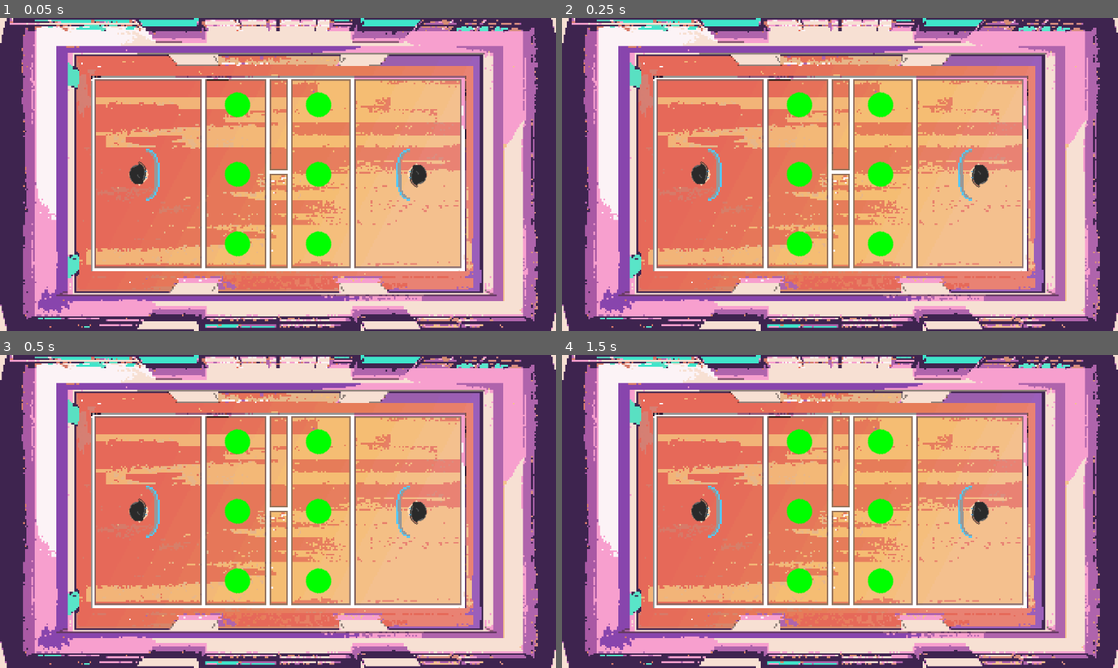
Above: before the commit, frames 1-4 (two rows, left to right).
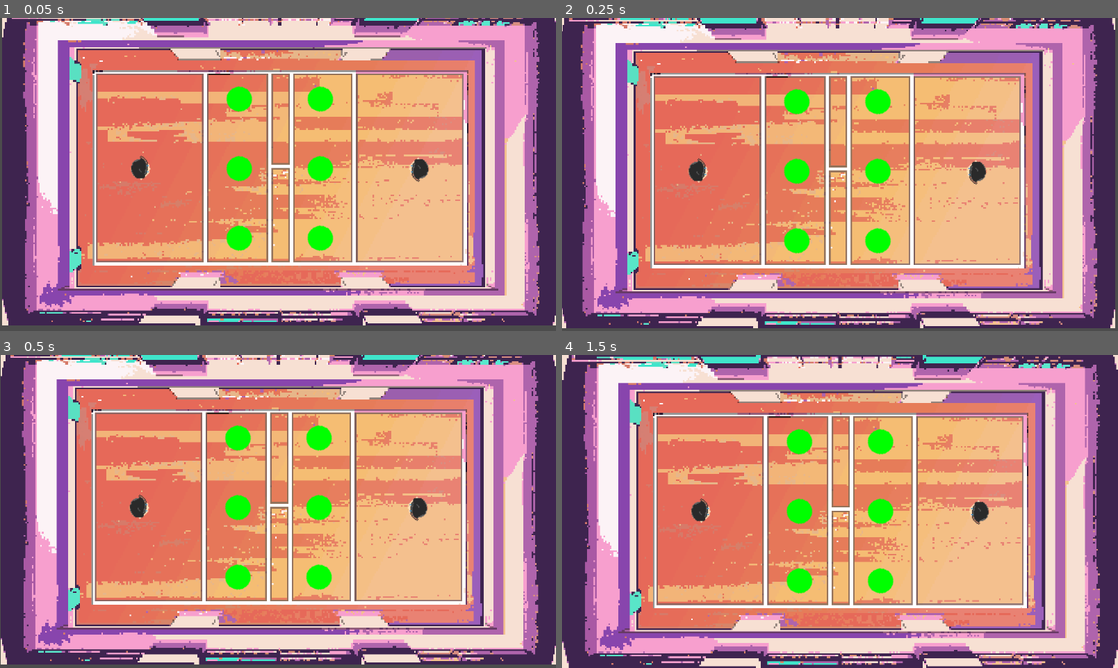
Above: after the commit, the same moments.

Repository: blongty/dodgeballics167
Game: Godot game, scene res://levels/level/Dodgeballistic.tscn
Two runs of this game, one before a commit and one after it. Both use one fixed random seed, a clock stepped at 60 frames per second and the inputs below.
Inputs (mouse positions are in pixels of both pictures, inside the frame that each line leads up to):
- Up to frame 1 (0.05 s): no input
- Up to frame 2 (0.25 s): no input
- Up to frame 3 (0.5 s): no input
- Up to frame 4 (1.5 s): tap Enter at 0.5 s; move the mouse to (962, 495) at 0.52 s; press the mouse at (962, 495) at 0.53 s; hold D (MOVE_RIGHT) 0.53-1.28 s; tap Space at 0.77, 0.8, 1.07, 1.25, 1.35 s; move the mouse to (728, 527) at 1.27 s; release the mouse at (728, 527) at 1.28 s; hold S (MOVE_DOWN) from 1.28 s (still down)

The runs differ from the first frame. In frame 1, 42% of the frame differs, in the area x 0-100%, y 0-100%; in frame 2, 37%; in frame 3, 31%; in frame 4, 0.3%.
Error before the commit: Parse Error: Unexpected indentation. (res://components/objects/Player/Player.gd:158)

Commit message:
detecct death

Diff:
--- a/components/objects/Player/Player.gd
+++ b/components/objects/Player/Player.gd
@@ -137,96 +137,6 @@
 
 	return closest_obj
 
-#func block():
-
-#func _input(event):
-	# When releasing SHOOT* button, fires a snowball into the scene.
-	# 	Will aim with the right analog stick, though when centered within deadzones
-	#	it will fire in current direction. If mouse will fire at mouse.
-	#	With limitations of Input object, we must create another InputEventAction
-	#	that seperates regular SHOOT and SHOOT_BY_MOUSE
-	#var bb
-	#if event.get_device() == player_id:
-		#if event.is_action_released("SHOOT") or event.is_action_released("SHOOT_BY_MOUSE"):
-			#if snowballcount > 0:
-			#	full_ammo = false
-				#cool_down = 100
-			#	bb = bullet.instance()
-			#	bb.position = position
-			#	bb.pid_owner = player_id
-
-				#if abs(Input.get_joy_axis(player_id, JOY_AXIS_2)) > joy_deadzone or \
-	  			#  abs(Input.get_joy_axis(player_id, JOY_AXIS_3)) > joy_deadzone:
-				#	bb.set_direction_offset(Vector2(Input.get_joy_axis(get_player_id(), JOY_AXIS_2), Input.get_joy_axis(get_player_id(), JOY_AXIS_3)))
-				#elif !using_r_stick() and not Input.is_action_just_released("SHOOT_BY_MOUSE"):
-				#else:
-					#if motion != Vector2.ZERO:
-					#	bb.set_direction_offset(motion)
-					#	last_motion = motion
-					#else:
-						#bb.set_direction_offset(last_motion)
-#				elif Input.is_action_just_released("SHOOT_BY_MOUSE"):
-#					bb.set_direction_absolute(get_global_mouse_position())
-#
-				# Add snowball to scene and fire
-			#	get_tree().get_root().get_node("Node2D").add_child(bb)
-			#	print(bb.get_path())
-				#print(get_path)
-			#	snowballcount -= 1
-
-#func draw_trajectory():
-	# Create an aim object at this object's current position
-	# Also passes to the aim object it's prefered direction, checking
-	# to see if using analog or just mouse
-	#var bb
-	#bb = aim.instance()
-	#bb.position = position
-	#bb.pid_owner = player_id
-
-	#if abs(Input.get_joy_axis(player_id, JOY_AXIS_2)) > joy_deadzone or \
-	  #abs(Input.get_joy_axis(player_id, JOY_AXIS_3)) > joy_deadzone:
-		#bb.set_direction_offset(Vector2(Input.get_joy_axis(get_player_id(), JOY_AXIS_2), Input.get_joy_axis(get_player_id(), JOY_AXIS_3)))
-#	elif not using_r_stick() and not Input.is_mouse_button_pressed(BUTTON_LEFT):
-	#else:
-		#if motion != Vector2.ZERO:
-			#bb.set_direction_offset(motion)
-			#last_motion = motion
-		#else:
-			#bb.set_direction_offset(last_motion)
-#	elif Input.is_mouse_button_pressed(BUTTON_LEFT):
-#		bb.set_direction_absolute(get_global_mouse_position())
-
-	# Adds to the scene and draws it
-	#get_tree().get_root().get_node("Node2D").add_child(bb)
-
-#func _on_snowball_enter(area : Area2D):
-	# If within generator or snowpile
-	#if area.collision_layer == 16 or area.collision_layer == 64:
-		#interactables.append(area.get_parent())
-		#canInteract = true
-	# If within incoming snowball and gets hit by
-	#elif area.collision_layer == 2 and area.get_parent().get_pid_owner() != player_id:
-		#add_snowballcount(1)
-	# No idea wtf this is
-	#else:
-		#in_range = 100
-
-#func _on_Area2D_area_exited(area):
-	#if area.collision_layer == 16 or area.collision_layer == 64:
-		#interactables.erase(area.get_parent())
-		#if interactables.empty():
-			#canInteract = false
-
-#func add_snowballcount(amount):
-	#snowballcount += amount
-	#if snowballcount > max_snowballcount:
-		#full_ammo = true
-		#var overflow = snowballcount - max_snowballcount
-		#snowballcount = max_snowballcount
-		#return overflow
-
-	#return 0
-
 func get_player_id():
 	return player_id
 
@@ -252,3 +162,16 @@
 		Input.is_action_pressed("MOVE_DOWN") or \
 		Input.is_action_pressed("MOVE_LEFT") or \
 		Input.is_action_pressed("MOVE_RIGHT")
+
+
+func _on_Field_ready():
+	pass # Replace with function body.
+
+
+func _on_snowball_enter(area : Area2D):
+	if area.collision_layer == 2:
+		if area.parent.state == 0:
+			pass
+		else:
+			_draw();
+			queue_free();
--- a/components/objects/Player/shake/shake.gd
+++ b/components/objects/Player/shake/shake.gd
@@ -38,3 +38,7 @@
 
 func _on_Camera2D_draw():
 	start()
+
+
+func _on_Field_ready():
+	start();
--- a/components/objects/Player/shake/shake.tscn
+++ b/components/objects/Player/shake/shake.tscn
@@ -1,6 +1,8 @@
 [gd_scene load_steps=2 format=2]
 
-[ext_resource path="res://components/objects/shake/shake.gd" type="Script" id=1]
+[ext_resource path="res://components/objects/Player/shake/shake.gd" type="Script" id=1]
+
+
 
 [node name="Shake" type="Node"]
 script = ExtResource( 1 )
--- a/components/objects/snowball/snowball.gd
+++ b/components/objects/snowball/snowball.gd
@@ -2,6 +2,7 @@
 export(float) var state_one_speed
 export(float) var state_two_speed
 var direction : Vector2
+var state : int
 #var life = 1
 #export(float) var speed = 1000
 #var pid_owner
@@ -14,14 +15,17 @@
 	#apply_impulse(Vector2(), direction.normalized() * speed)
 	#The ball is in the normal state, can be blocked
 	if (speed >= state_one_speed  and speed <= state_two_speed):
+		state = 1;
 		$Sprite.set_modulate(Color(0,1,0))
 		print("ball state is one")
 	#The ball is in the high speed, can not be blocked
 	elif (speed > state_two_speed):
+		state = 2;
 		$Sprite.set_modulate(Color(1, 0, 0))
 		print("ball state is two")
 	#The ball is dead.
 	else:
+		state = 0;
 		$Sprite.set_modulate(Color(1,1,1))
 
 # Call this function before adding the instance to the tree
@@ -34,32 +38,3 @@
 func set_direction_offset(offset: Vector2, radius: float = -100):
 	direction = offset
 	direction = direction.normalized()
-
-#func _input(event):
-#	if event is InputEventKey and event.scancode == KEY_SPACE:
-#		if event.is_pressed() and not event.is_echo():
-#			print('fire')
-#			set_direction(get_transform().get_origin() + Vector2(200,0))
-#			print(direction)
-#			apply_impulse(Vector2(), direction.normalized() * speed)
-
-
-#func _on_other_area_entered(other : Area2D):
-	#if other.collision_layer == 1:
-	#	if other.get_parent().get_player_id() == get_pid_owner():
-	#		return
-	#life -= 1
-	#if (life <= 0):
-	#	queue_free()
-
-#func _on_other_body_entered(other : Node):
-#	if other.collision_layer == 1:
-#		if other.get_player_id() == get_pid_owner():
-#			return
-#	life -= 1
-#	print(life)
-#	if (life <= 0):
-#		queue_free()
-
-#func get_pid_owner():
-	#return pid_owner
--- a/levels/level/Dodgeballistic.tscn
+++ b/levels/level/Dodgeballistic.tscn
@@ -1,10 +1,13 @@
-[gd_scene load_steps=4 format=2]
+[gd_scene load_steps=6 format=2]
 
 [ext_resource path="res://levels/level/pixelate-field.png" type="Texture" id=1]
 [ext_resource path="res://components/objects/Player/Player.tscn" type="PackedScene" id=2]
 [ext_resource path="res://components/objects/snowball/snowball.tscn" type="PackedScene" id=3]
+[ext_resource path="res://levels/level/test.gd" type="Script" id=4]
+[ext_resource path="res://components/objects/Player/shake/shake.tscn" type="PackedScene" id=5]
 
 [node name="Field" type="Node2D"]
+script = ExtResource( 4 )
 
 [node name="pixel-field-background" type="Sprite" parent="."]
 position = Vector2( 960, 540 )
@@ -53,3 +56,11 @@
 [node name="Snowball6" parent="." instance=ExtResource( 3 )]
 position = Vector2( 1100, 780 )
 rotation = -1.63862
+
+[node name="Camera2D" type="Camera2D" parent="."]
+position = Vector2( 960, 540 )
+offset = Vector2( 1, 1 )
+current = true
+
+[node name="Shake" parent="Camera2D" instance=ExtResource( 5 )]
+[connection signal="ready" from="." to="Camera2D/Shake" method="_on_Field_ready"]
--- /dev/null
+++ b/levels/level/test.gd
@@ -0,0 +1,3 @@
+extends Node2D
+func _ready():
+	pass
